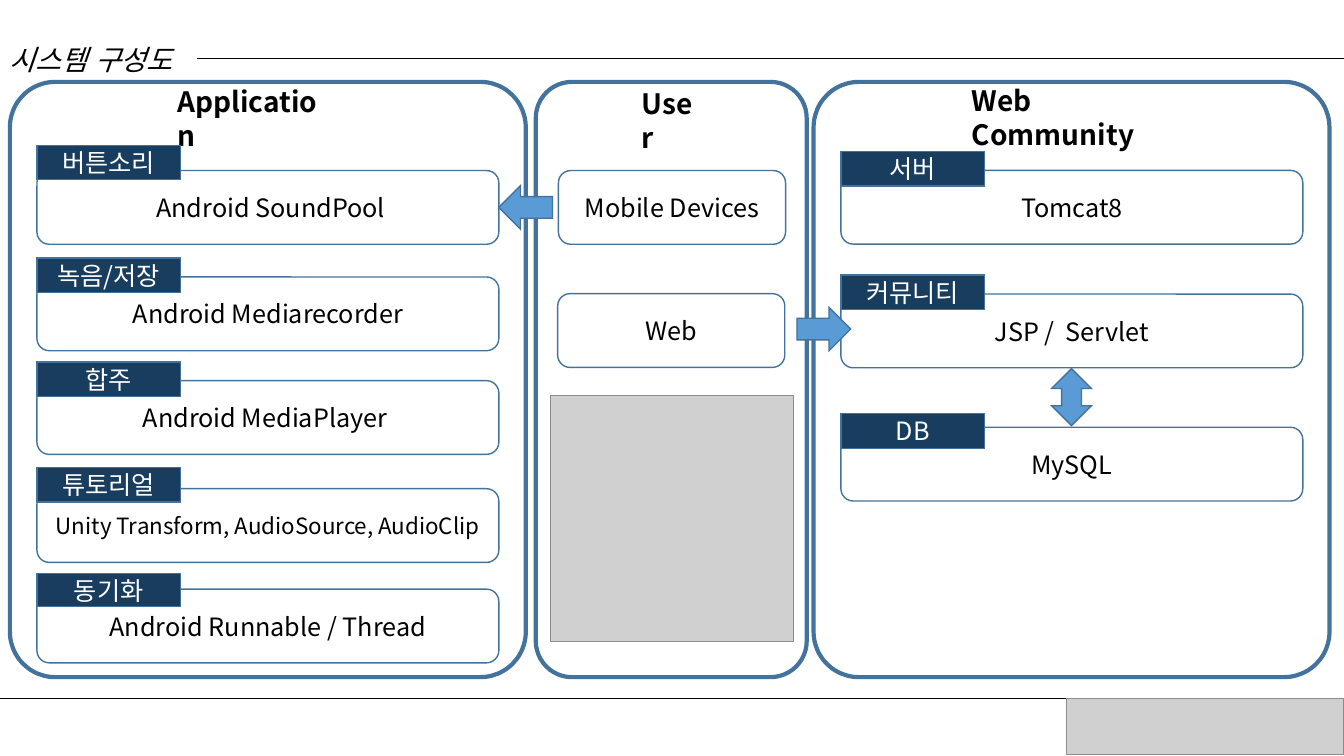
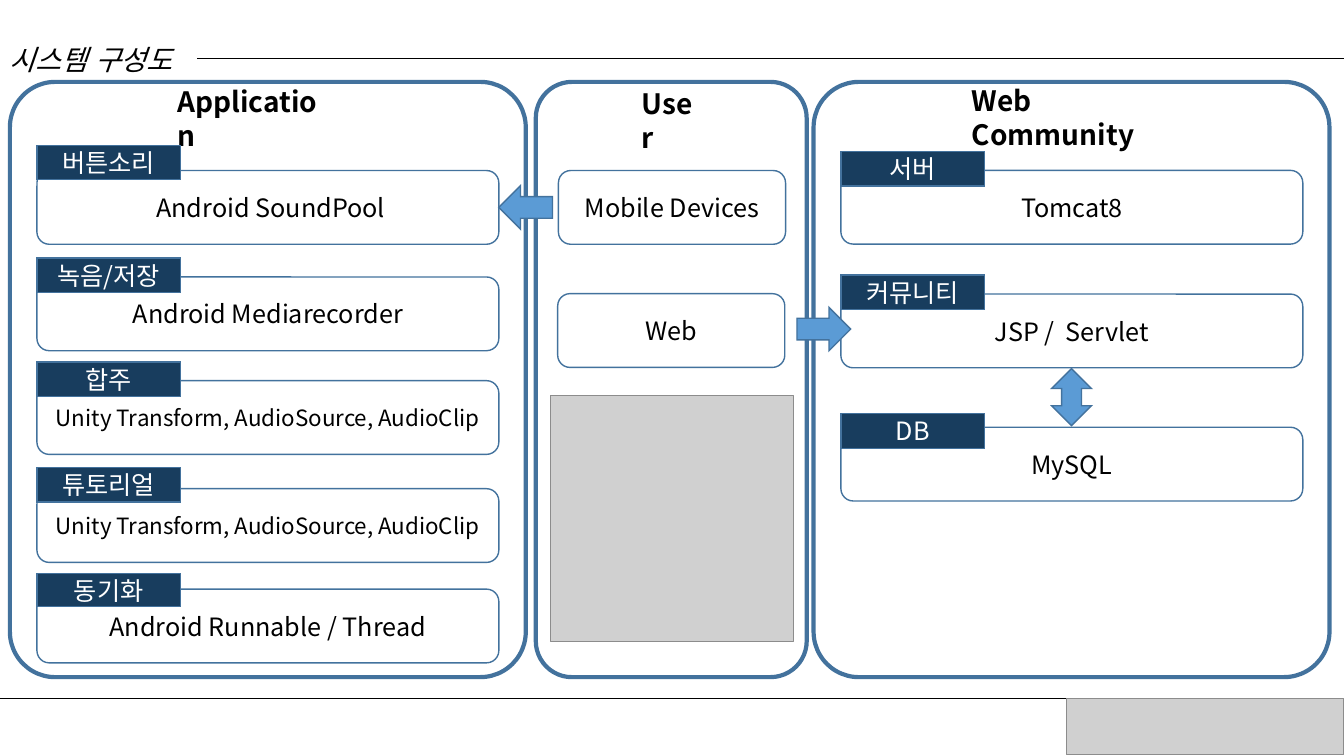
Before and after one commit to MaHyunMin/Capstone, a slide deck: slide 10 of 설계서4-9(마현민, 김무중).pptx (slide 9 before the commit). Drawn at 1344x756 pixels with LibreOffice and Linux fonts; fonts in the diff are those of the drawing; grey boxes stand for pictures. Boxes give left, top, right and bottom in pixels: in the first picture for what was removed or moved away, otherwise in the second. Text is boxed around its words. In the diff, an @@ line names an element or a change of style, - is before the commit and + after.

```diff
--- a/설계서4-9(마현민, 김무중).pptx
+++ b/설계서4-9(마현민, 김무중).pptx
@@ text in rounded rectangle at (56,408,479,431): text changed; size 18 to 16 pt @@
-Android MediaPlayer
+Unity Transform, AudioSource, AudioClip
```
Also in this commit, not shown: 7 other slides changed, 4 slides added, 2 slides removed, 2 other files.
